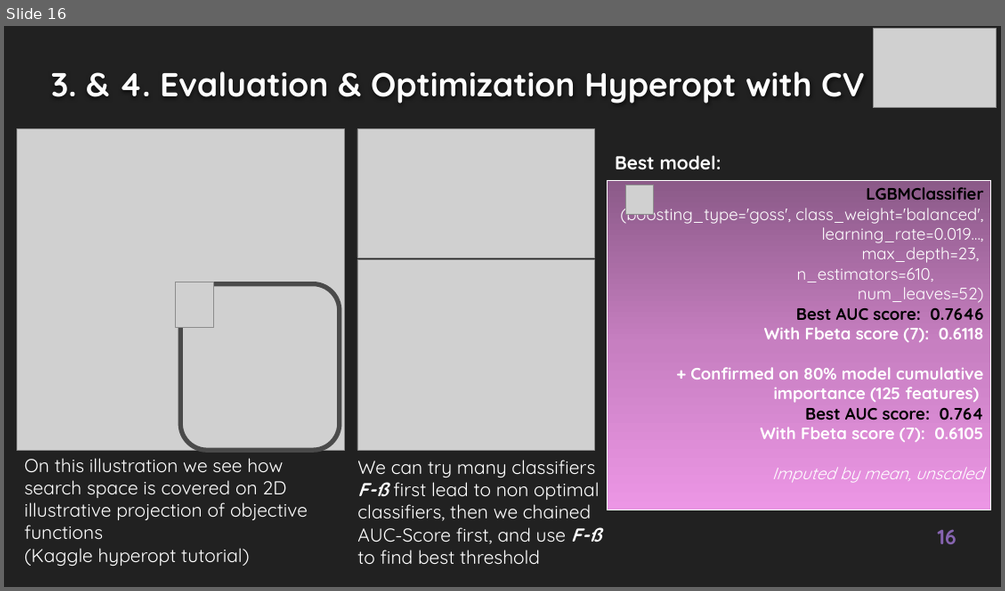
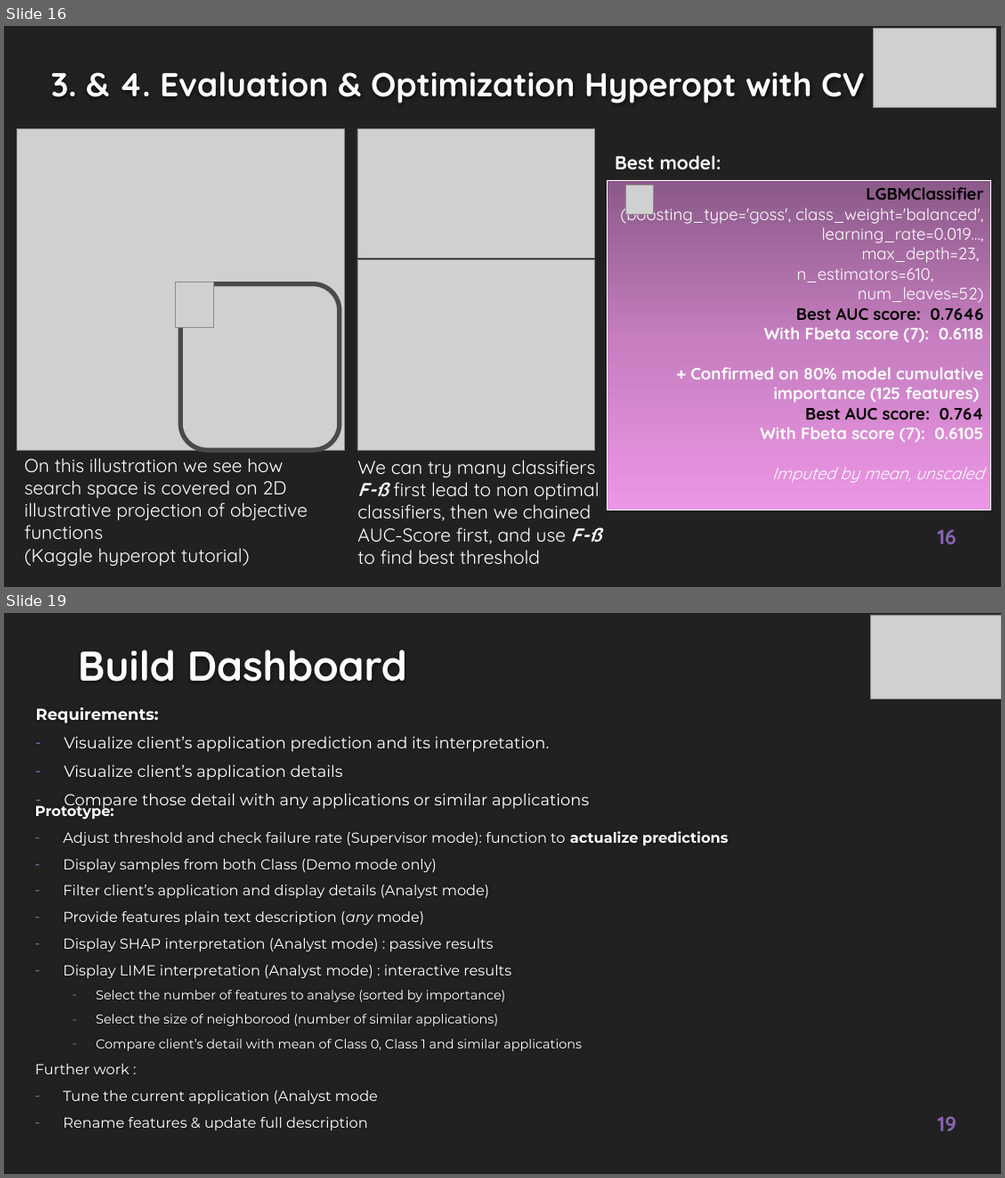
Before and after one commit to EtienneLardeur/P7_Scoring, a slide deck: P7_Support.pptx. Shown one above the other, each under a label of ours: slide 16 before the commit, slides 16 and 19 after it; the slides between them are not shown. The pictures are 1005x591 and 1005x1178 pixels, drawn with LibreOffice and Linux fonts; fonts in the diff are those of the drawing; grey boxes stand for pictures; background and template pictures are left out. Boxes give left, top, right and bottom in pixels: in the first picture for what was removed or moved away, otherwise in the second. Text is boxed around its words. In the diff, an @@ line names an element or a change of style, - is before the commit and + after.

```diff
--- a/P7_Support.pptx
+++ b/P7_Support.pptx
@@ slide 19 added at bbox=[4, 613, 1001, 1174], background #212121 @@
@@ picture added at bbox=[870, 615, 1001, 699] @@
@@ title added at bbox=[78, 649, 407, 682], 40 pt, text #FEFEFE, bold @@
+Build Dashboard
@@ text added at bbox=[36, 707, 589, 811], 15.3 pt, text #FFFFFF @@
+Requirements:
+– Visualize client’s application prediction and its interpretation.
+– Visualize client’s application details
+– Compare those detail with any applications or similar applications
@@ text added at bbox=[35, 831, 728, 1130], 13.9 pt, text #FFFFFF @@
+Prototype:
+– Adjust threshold and check failure rate (Supervisor mode): function to actualize predictions
+– Display samples from both Class (Demo mode only)
+– Filter client’s application and display details (Analyst mode)
+– Provide features plain text description (any mode)
+– Display SHAP interpretation (Analyst mode) : passive results
+– Display LIME interpretation (Analyst mode) : interactive results
+  – Select the number of features to analyse (sorted by importance)
+  – Select the size of neighborood (number of similar applications)
+  – Compare client’s detail with mean of Class 0, Class 1 and similar applications
+Further work :
+– Tune the current application (Analyst mode
+– Rename features & update full description
@@ page number added at bbox=[938, 1116, 956, 1131], 20 pt, text #8664B0, bold @@
+19
```
Also in this commit, not shown: 7 slides changed, 1 slide removed, 2 other files.
